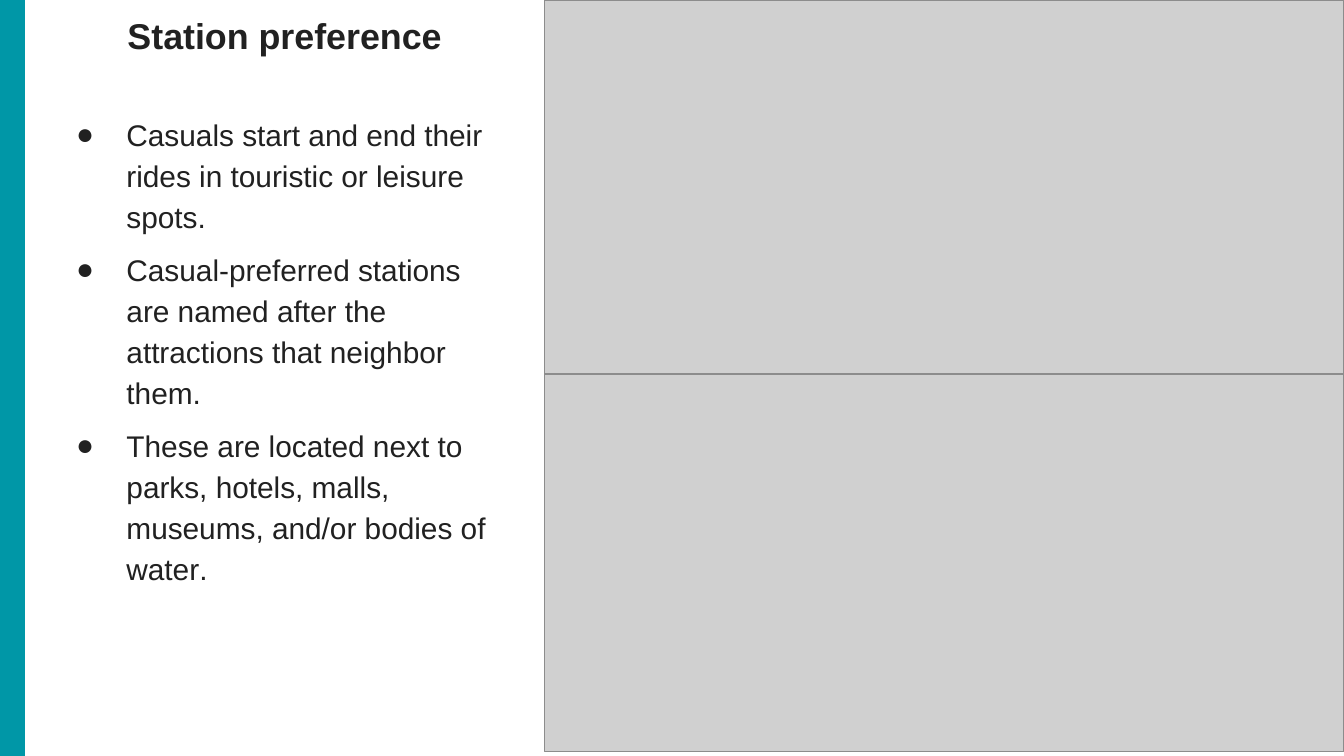
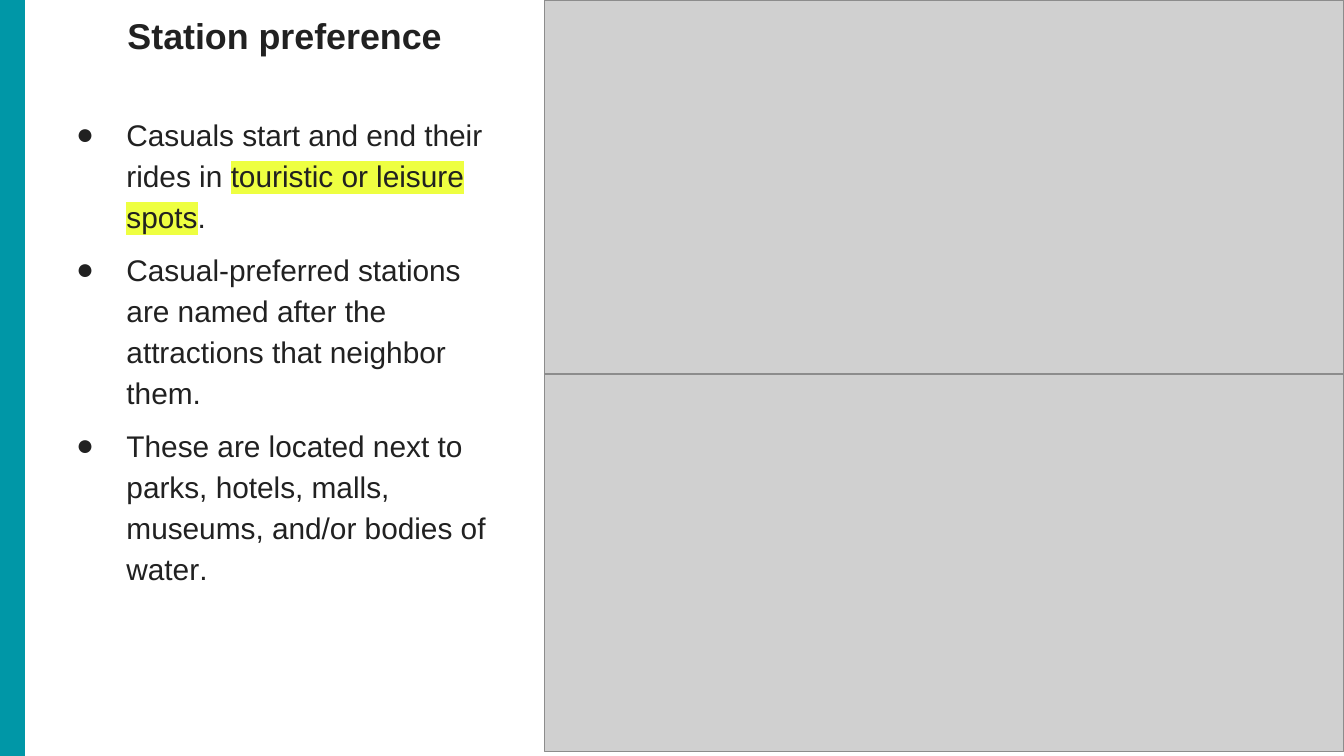
Before and after one commit to luanfaraujo/cyclistic-case-study-en, a slide deck: slide 14 of bike_share_presentation-en.pptx. Drawn at 1344x756 pixels with LibreOffice and Linux fonts; fonts in the diff are those of the drawing; grey boxes stand for pictures. Boxes give left, top, right and bottom in pixels: in the first picture for what was removed or moved away, otherwise in the second. Text is boxed around its words. In the diff, an @@ line names an element or a change of style, - is before the commit and + after.

```diff
--- a/bike_share_presentation-en.pptx
+++ b/bike_share_presentation-en.pptx
@@ text at (x1=126, y1=124, x2=482, y2=234): highlight none to #EEFF41 in "touristic or leisure spots." @@
```
Also in this commit, not shown: 6 other slides changed.
